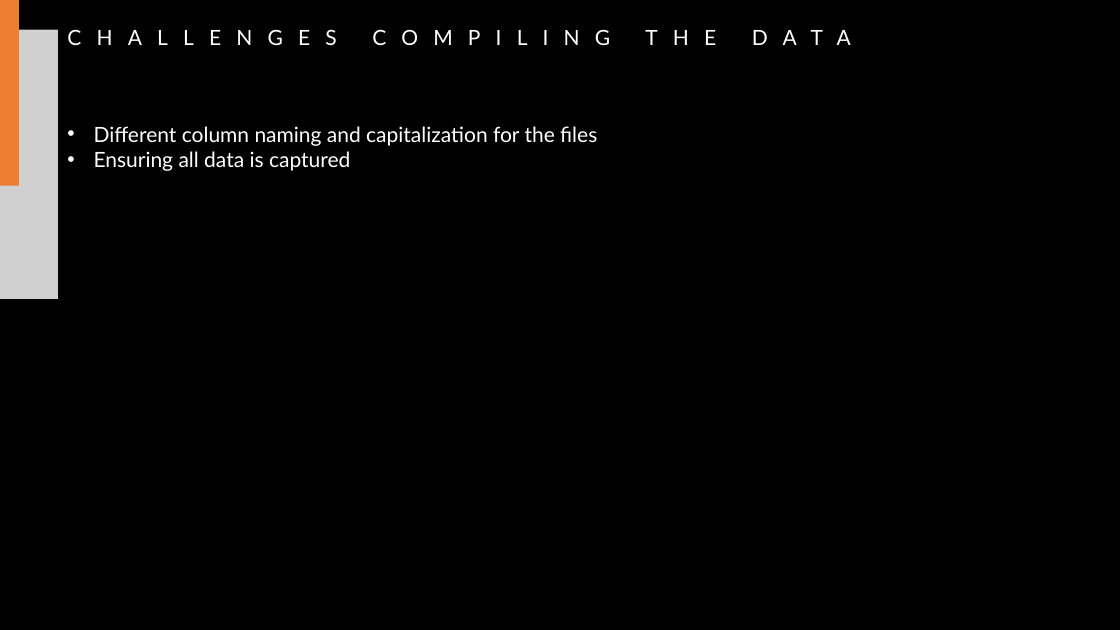
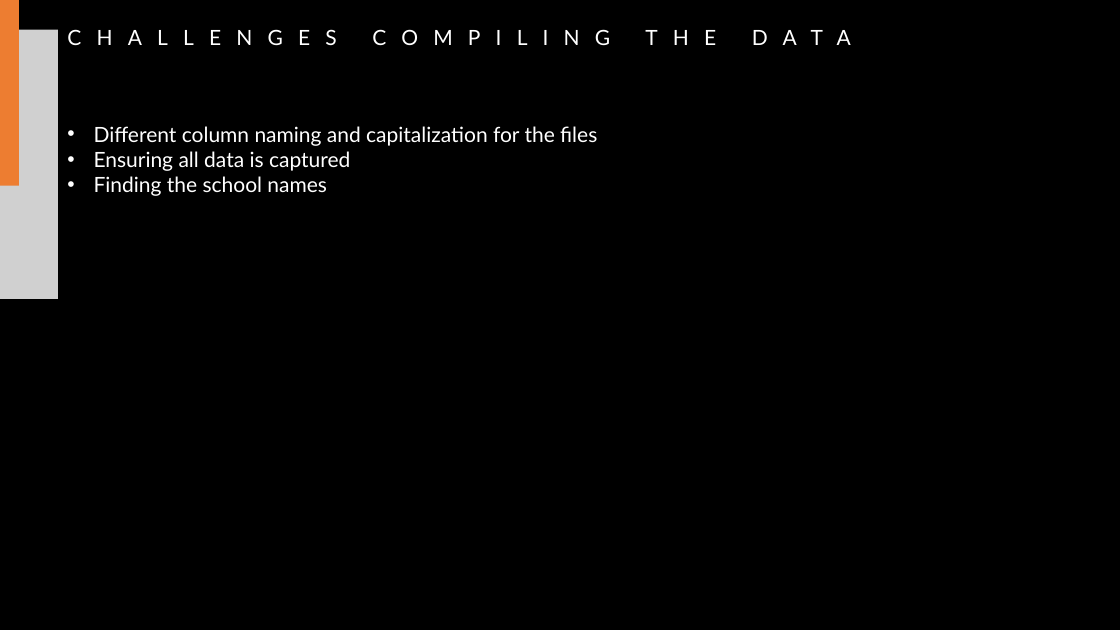
Before and after one commit to jhill00/student-analysis, a slide deck: slide 2 of 6-Presentation/Student-Analysis-Presentation.pptx. Drawn at 1120x630 pixels with LibreOffice and Linux fonts; fonts in the diff are those of the drawing; grey boxes stand for pictures; background and template pictures are left out; a plain dark background stands for a picture behind light text. Boxes give left, top, right and bottom in pixels: in the first picture for what was removed or moved away, otherwise in the second. Text is boxed around its words. In the diff, an @@ line names an element or a change of style, - is before the commit and + after.

Commit message:
more powerpoint edits

```diff
--- a/6-Presentation/Student-Analysis-Presentation.pptx
+++ b/6-Presentation/Student-Analysis-Presentation.pptx
@@ text at [94, 176, 327, 196]: paragraph added @@
+• Finding the school names
```
Also in this commit, not shown: 1 slide added, 1 other file.
